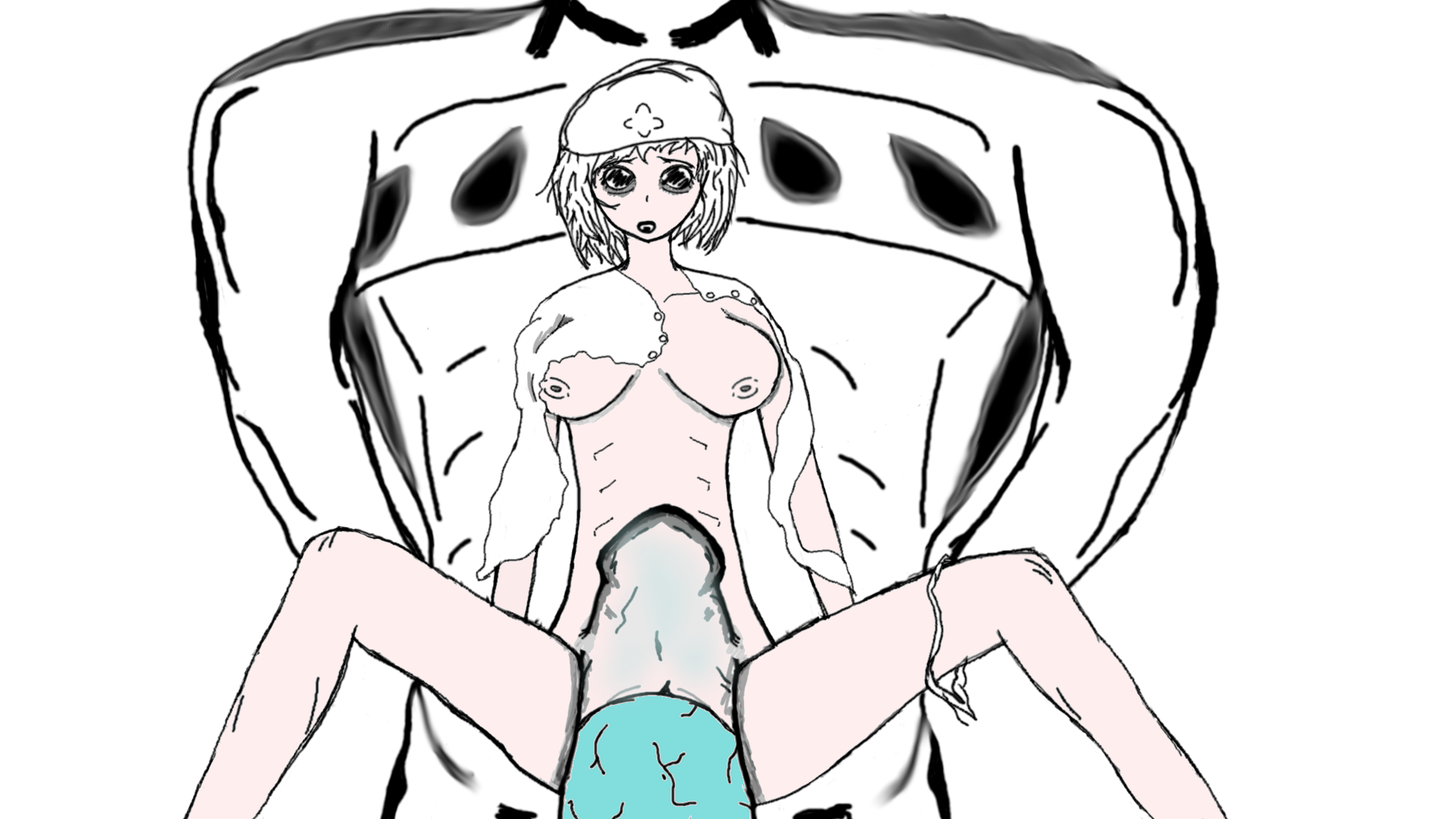
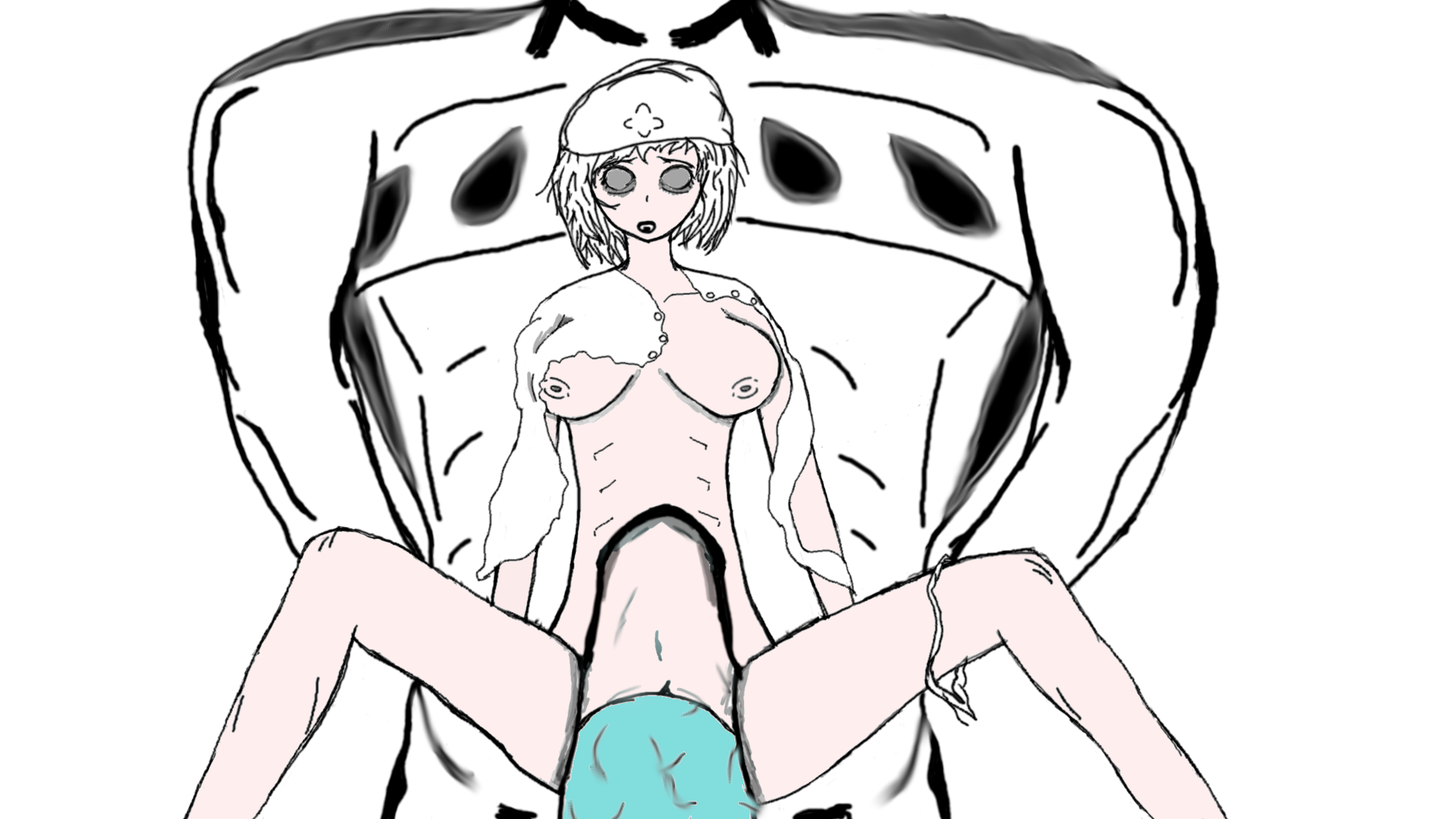
The second 1455 x 819 image is a revision of the first. Changes to its layers:
painted on "Background" over [562,166,771,819]
